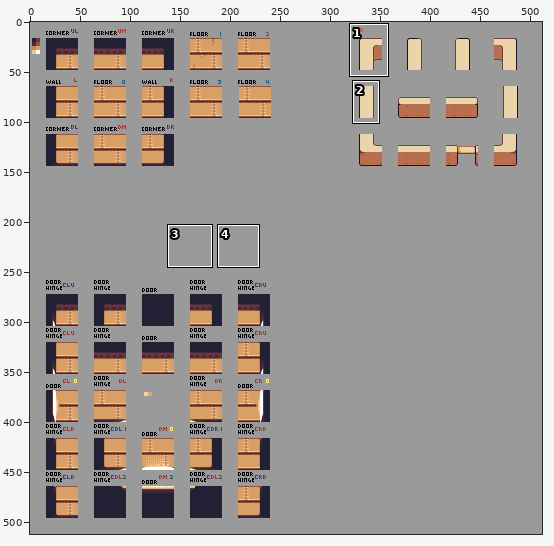
Two states of a pixel-art file, public/assets/sprites/project_file/tile_tav_new.aseprite. The first picture is a wide view before the edit; the outline marks the close-up.
Close-up. Earlier state:
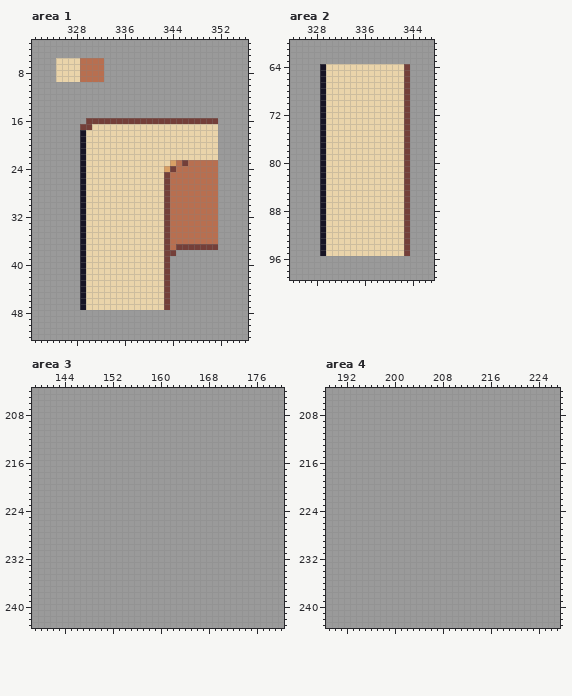
512x512 pixels, 1 frame. Shown: area 1: x 321..356, y 3..52; area 2: x 324..347, y 60..99; area 3: x 139..180, y 204..243; area 4: x 189..227, y 204..243. The commit also changed other parts of the picture, which this record leaves out.
Now the later version:
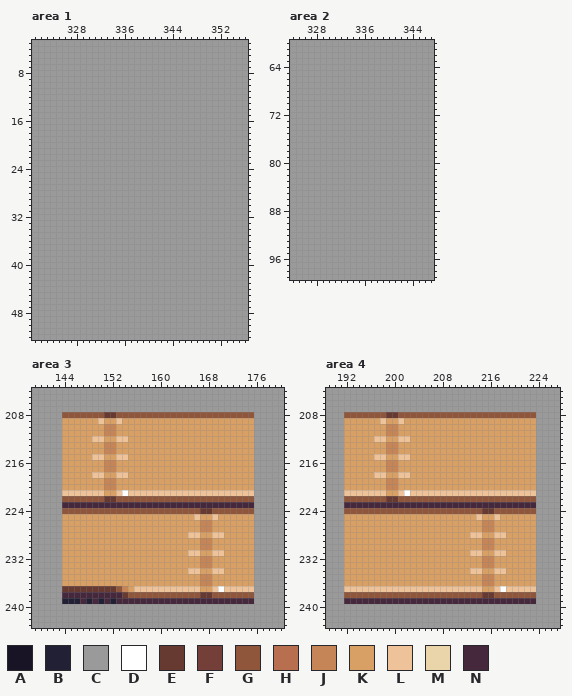
Palette (. is transparent): A #181425  B #222034  C #9a9a9a  D #ffffff  E #663931  F #743f39  G #8f563b  H #b86f50  J #c68556  K #d9a066  L #eec39a  M #ead4aa  N #45283c
The exact change:
Area 1, layer "OBJ":
y 6..9: x 325..332 MMMMHHHH -> CCCCCCCC
y 16: x 330..351 FFFFFFFFFFFFFFFFFFFFFF -> CCCCCCCCCCCCCCCCCCCCCC
y 17: x 329..351 FFMMMMMMMMMMMMMMMMMMMMM -> CCCCCCCCCCCCCCCCCCCCCCC
y 18..22: x 329..351 AMMMMMMMMMMMMMMMMMMMMMM -> CCCCCCCCCCCCCCCCCCCCCCC
y 23: x 329..351 AMMMMMMMMMMMMMMKHFHHHHH -> CCCCCCCCCCCCCCCCCCCCCCC
y 24: x 329..351 AMMMMMMMMMMMMMKFHHHHHHH -> CCCCCCCCCCCCCCCCCCCCCCC
y 25..36: x 329..351 AMMMMMMMMMMMMMFHHHHHHHH -> CCCCCCCCCCCCCCCCCCCCCCC
y 37: x 329..351 AMMMMMMMMMMMMMFHFFFFFFF -> CCCCCCCCCCCCCCCCCCCCCCC
y 38: x 329..344 AMMMMMMMMMMMMMFF -> CCCCCCCCCCCCCCCC
y 39..47: x 329..343 AMMMMMMMMMMMMMF -> CCCCCCCCCCCCCCC
Area 2, layer "OBJ":
y 64..95: x 329..343 AMMMMMMMMMMMMMF -> CCCCCCCCCCCCCCC
Area 3, layer "TIles":
y 208: x 144..175 CCCCCCCCCCCCCCCCCCCCCCCCCCCCCCCC -> GGGGGGGEEGGGGGGGGGGGGGGGGGGGGGGG
y 209: x 144..175 CCCCCCCCCCCCCCCCCCCCCCCCCCCCCCCC -> KKKKKKLKKLKKKKKKKKKKKKKKKKKKKKKK
y 210..211: x 144..175 CCCCCCCCCCCCCCCCCCCCCCCCCCCCCCCC -> KKKKKKKJJKKKKKKKKKKKKKKKKKKKKKKK
y 212: x 144..175 CCCCCCCCCCCCCCCCCCCCCCCCCCCCCCCC -> KKKKKLLKKLLKKKKKKKKKKKKKKKKKKKKK
y 213..214: x 144..175 CCCCCCCCCCCCCCCCCCCCCCCCCCCCCCCC -> KKKKKKKJJKKKKKKKKKKKKKKKKKKKKKKK
y 215: x 144..175 CCCCCCCCCCCCCCCCCCCCCCCCCCCCCCCC -> KKKKKLLKKLLKKKKKKKKKKKKKKKKKKKKK
y 216..217: x 144..175 CCCCCCCCCCCCCCCCCCCCCCCCCCCCCCCC -> KKKKKKKJJKKKKKKKKKKKKKKKKKKKKKKK
y 218: x 144..175 CCCCCCCCCCCCCCCCCCCCCCCCCCCCCCCC -> KKKKKLLKKLLKKKKKKKKKKKKKKKKKKKKK
y 219..220: x 144..175 CCCCCCCCCCCCCCCCCCCCCCCCCCCCCCCC -> KKKKKKKJJKKKKKKKKKKKKKKKKKKKKKKK
y 221: x 144..175 CCCCCCCCCCCCCCCCCCCCCCCCCCCCCCCC -> LLLLLLLKKLDLLLLLLLLLLLLLLLLLLLLL
y 222: x 144..175 CCCCCCCCCCCCCCCCCCCCCCCCCCCCCCCC -> GGGGGGGEEGGGGGGGGGGGGGGGGGGGGGGG
y 223: x 144..175 CCCCCCCCCCCCCCCCCCCCCCCCCCCCCCCC -> NNNNNNNNNNNNNNNNNNNNNNNNNNNNNNNN
y 224: x 144..175 CCCCCCCCCCCCCCCCCCCCCCCCCCCCCCCC -> GGGGGGGGGGGGGGGGGGGGGGGEEGGGGGGG
y 225: x 144..175 CCCCCCCCCCCCCCCCCCCCCCCCCCCCCCCC -> KKKKKKKKKKKKKKKKKKKKKKLKKLKKKKKK
y 226..227: x 144..175 CCCCCCCCCCCCCCCCCCCCCCCCCCCCCCCC -> KKKKKKKKKKKKKKKKKKKKKKKJJKKKKKKK
y 228: x 144..175 CCCCCCCCCCCCCCCCCCCCCCCCCCCCCCCC -> KKKKKKKKKKKKKKKKKKKKKLLKKLLKKKKK
y 229..230: x 144..175 CCCCCCCCCCCCCCCCCCCCCCCCCCCCCCCC -> KKKKKKKKKKKKKKKKKKKKKKKJJKKKKKKK
y 231: x 144..175 CCCCCCCCCCCCCCCCCCCCCCCCCCCCCCCC -> KKKKKKKKKKKKKKKKKKKKKLLKKLLKKKKK
y 232..233: x 144..175 CCCCCCCCCCCCCCCCCCCCCCCCCCCCCCCC -> KKKKKKKKKKKKKKKKKKKKKKKJJKKKKKKK
y 234: x 144..175 CCCCCCCCCCCCCCCCCCCCCCCCCCCCCCCC -> KKKKKKKKKKKKKKKKKKKKKLLKKLLKKKKK
y 235..236: x 144..175 CCCCCCCCCCCCCCCCCCCCCCCCCCCCCCCC -> KKKKKKKKKKKKKKKKKKKKKKKJJKKKKKKK
y 237: x 144..175 CCCCCCCCCCCCCCCCCCCCCCCCCCCCCCCC -> EEEEEEEEEGJKLLLLLLLLLLLKKLDLLLLL
y 238: x 144..175 CCCCCCCCCCCCCCCCCCCCCCCCCCCCCCCC -> NNNNNNNNNNEGGGGGGGGGGGGEEGGGGGGG
y 239: x 144..175 CCCCCCCCCCCCCCCCCCCCCCCCCCCCCCCC -> BBBNBNBNBNNNNNNNNNNNNNNNNNNNNNNN
Area 4, layer "TIles":
y 208: x 192..223 CCCCCCCCCCCCCCCCCCCCCCCCCCCCCCCC -> GGGGGGGEEGGGGGGGGGGGGGGGGGGGGGGG
y 209: x 192..223 CCCCCCCCCCCCCCCCCCCCCCCCCCCCCCCC -> KKKKKKLKKLKKKKKKKKKKKKKKKKKKKKKK
y 210..211: x 192..223 CCCCCCCCCCCCCCCCCCCCCCCCCCCCCCCC -> KKKKKKKJJKKKKKKKKKKKKKKKKKKKKKKK
y 212: x 192..223 CCCCCCCCCCCCCCCCCCCCCCCCCCCCCCCC -> KKKKKLLKKLLKKKKKKKKKKKKKKKKKKKKK
y 213..214: x 192..223 CCCCCCCCCCCCCCCCCCCCCCCCCCCCCCCC -> KKKKKKKJJKKKKKKKKKKKKKKKKKKKKKKK
y 215: x 192..223 CCCCCCCCCCCCCCCCCCCCCCCCCCCCCCCC -> KKKKKLLKKLLKKKKKKKKKKKKKKKKKKKKK
y 216..217: x 192..223 CCCCCCCCCCCCCCCCCCCCCCCCCCCCCCCC -> KKKKKKKJJKKKKKKKKKKKKKKKKKKKKKKK
y 218: x 192..223 CCCCCCCCCCCCCCCCCCCCCCCCCCCCCCCC -> KKKKKLLKKLLKKKKKKKKKKKKKKKKKKKKK
y 219..220: x 192..223 CCCCCCCCCCCCCCCCCCCCCCCCCCCCCCCC -> KKKKKKKJJKKKKKKKKKKKKKKKKKKKKKKK
y 221: x 192..223 CCCCCCCCCCCCCCCCCCCCCCCCCCCCCCCC -> LLLLLLLKKLDLLLLLLLLLLLLLLLLLLLLL
y 222: x 192..223 CCCCCCCCCCCCCCCCCCCCCCCCCCCCCCCC -> GGGGGGGEEGGGGGGGGGGGGGGGGGGGGGGG
y 223: x 192..223 CCCCCCCCCCCCCCCCCCCCCCCCCCCCCCCC -> NNNNNNNNNNNNNNNNNNNNNNNNNNNNNNNN
y 224: x 192..223 CCCCCCCCCCCCCCCCCCCCCCCCCCCCCCCC -> GGGGGGGGGGGGGGGGGGGGGGGEEGGGGGGG
y 225: x 192..223 CCCCCCCCCCCCCCCCCCCCCCCCCCCCCCCC -> KKKKKKKKKKKKKKKKKKKKKKLKKLKKKKKK
y 226..227: x 192..223 CCCCCCCCCCCCCCCCCCCCCCCCCCCCCCCC -> KKKKKKKKKKKKKKKKKKKKKKKJJKKKKKKK
y 228: x 192..223 CCCCCCCCCCCCCCCCCCCCCCCCCCCCCCCC -> KKKKKKKKKKKKKKKKKKKKKLLKKLLKKKKK
y 229..230: x 192..223 CCCCCCCCCCCCCCCCCCCCCCCCCCCCCCCC -> KKKKKKKKKKKKKKKKKKKKKKKJJKKKKKKK
y 231: x 192..223 CCCCCCCCCCCCCCCCCCCCCCCCCCCCCCCC -> KKKKKKKKKKKKKKKKKKKKKLLKKLLKKKKK
y 232..233: x 192..223 CCCCCCCCCCCCCCCCCCCCCCCCCCCCCCCC -> KKKKKKKKKKKKKKKKKKKKKKKJJKKKKKKK
y 234: x 192..223 CCCCCCCCCCCCCCCCCCCCCCCCCCCCCCCC -> KKKKKKKKKKKKKKKKKKKKKLLKKLLKKKKK
y 235..236: x 192..223 CCCCCCCCCCCCCCCCCCCCCCCCCCCCCCCC -> KKKKKKKKKKKKKKKKKKKKKKKJJKKKKKKK
y 237: x 192..223 CCCCCCCCCCCCCCCCCCCCCCCCCCCCCCCC -> LLLLLLLLLLLLLLLLLLLLLLLKKLDLLLLL
y 238: x 192..223 CCCCCCCCCCCCCCCCCCCCCCCCCCCCCCCC -> GGGGGGGGGGGGGGGGGGGGGGGEEGGGGGGG
y 239: x 192..223 CCCCCCCCCCCCCCCCCCCCCCCCCCCCCCCC -> NNNNNNNNNNNNNNNNNNNNNNNNNNNNNNNN
Pixel boxes of the changes (left, top, right, bottom) in both close-ups:
changed: (56, 58, 104, 82)
changed: (80, 118, 218, 310)
changed: (320, 64, 410, 256)
changed: (62, 412, 254, 604)
changed: (344, 412, 536, 604)
